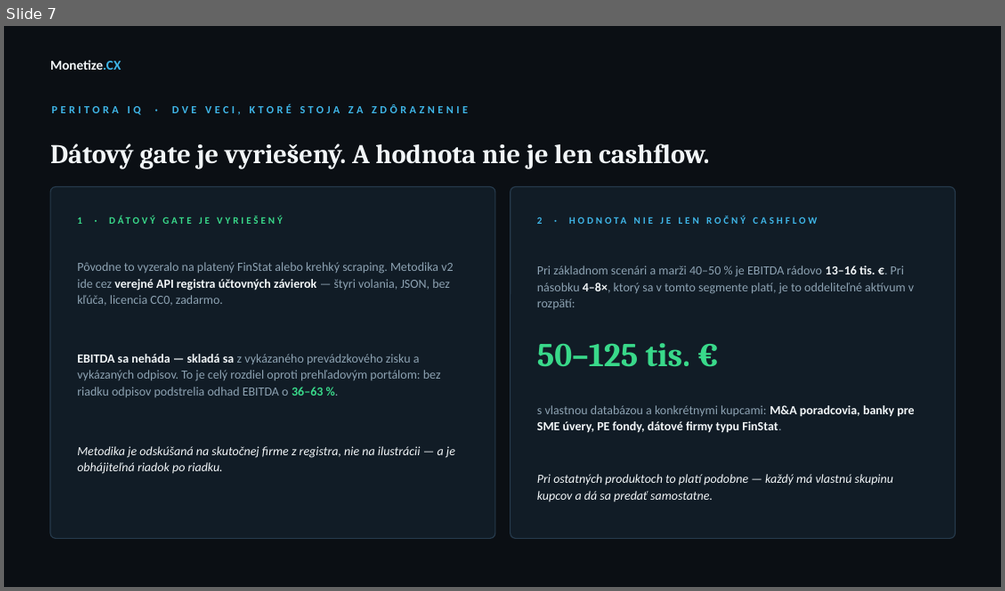
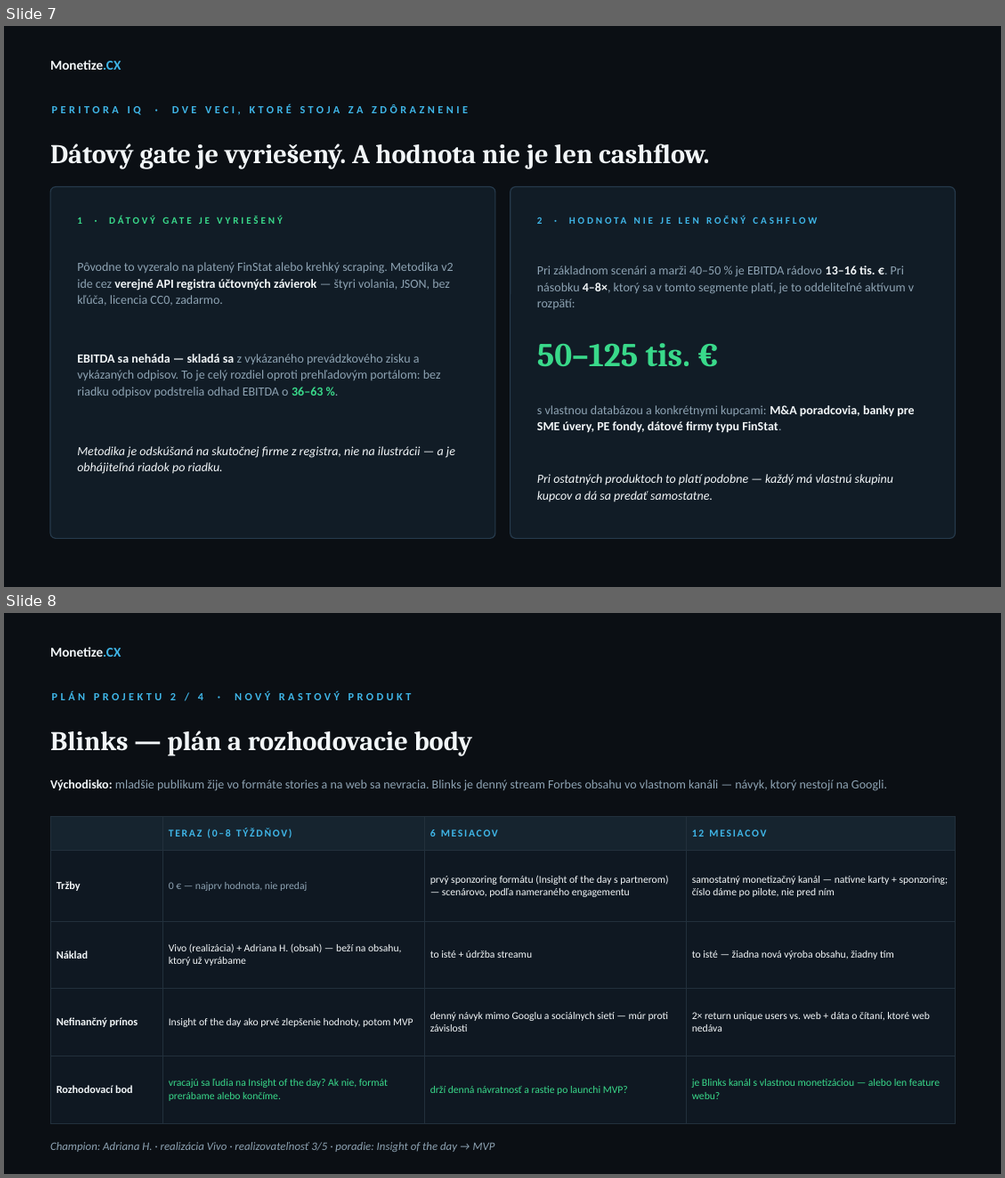
Before and after one commit to pietro18/pietro18, a slide deck: prezentacie/AI_projekty_Forbes_SK_diskusia.pptx. Shown one above the other, each under a label of ours: slide 7 before the commit, slides 7 and 8 after it. The pictures are 1005x591 and 1005x1178 pixels, drawn with LibreOffice and Linux fonts; fonts in the diff are those of the drawing. Boxes give left, top, right and bottom in pixels: in the first picture for what was removed or moved away, otherwise in the second. Text is boxed around its words. In the diff, an @@ line names an element or a change of style, - is before the commit and + after.

```diff
--- a/prezentacie/AI_projekty_Forbes_SK_diskusia.pptx
+++ b/prezentacie/AI_projekty_Forbes_SK_diskusia.pptx
@@ slide 8 added at [4, 613, 1001, 1174], background #0B0F14 @@
@@ text added at [50, 647, 121, 657], 13 pt, text #F2F6F8, bold @@
+Monetize.CX
@@ text added at [52, 691, 412, 700], 10.5 pt, text #3FB6E8, bold @@
+PLÁN PROJEKTU 2 / 4 · NOVÝ RASTOVÝ PRODUKT
@@ text added at [50, 730, 473, 756], 26 pt, text #F2F6F8, bold @@
+Blinks — plán a rozhodovacie body
@@ text added at [50, 779, 887, 791], 12 pt, text #8DA2B2 @@
+Východisko: mladšie publikum žije vo formáte stories a na web sa nevracia. Blinks je denný stream Forbes obsahu vo vlastnom kanáli — návyk, ktorý nestojí na Googli.
@@ table added at [50, 817, 955, 1104], 5 rows, 4 columns @@
+ | TERAZ (0–8 TÝŽDŇOV) | 6 MESIACOV | 12 MESIACOV
+Tržby | 0 € — najprv hodnota, nie predaj | prvý sponzoring formátu (Insight of the day s partnerom) — scenárovo, podľa nameraného engagementu | samostatný monetizačný kanál — natívne karty + sponzoring; číslo dáme po pilote, nie pred ním
+Náklad | Vivo (realizácia) + Adriana H. (obsah) — beží na obsahu, ktorý už vyrábame | to isté + údržba streamu | to isté — žiadna nová výroba obsahu, žiadny tím
+Nefinančný prínos | Insight of the day ako prvé zlepšenie hodnoty, potom MVP | denný návyk mimo Googlu a sociálnych sietí — múr proti závislosti | 2× return unique users vs. web + dáta o čítaní, ktoré web nedáva
+Rozhodovací bod | vracajú sa ľudia na Insight of the day? Ak nie, formát prerábame alebo končíme. | drží denná návratnosť a rastie po launchi MVP? | je Blinks kanál s vlastnou monetizáciou — alebo len feature webu?
@@ text added at [50, 1142, 495, 1151], 11 pt, text #8DA2B2, italic @@
+Champion: Adriana H. · realizácia Vivo · realizovateľnosť 3/5 · poradie: Insight of the day → MVP
```
Also in this commit, not shown: 2 slides changed, 2 other slides added.
